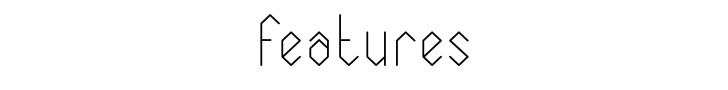
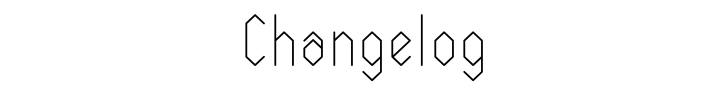
Before/after of a 728px x 90px layered artwork. What changed in the layer stack:
added layer "Changelog" above "Philosophy" over [245, 14, 483, 82]
hid "Features" over [260, 14, 469, 66]
